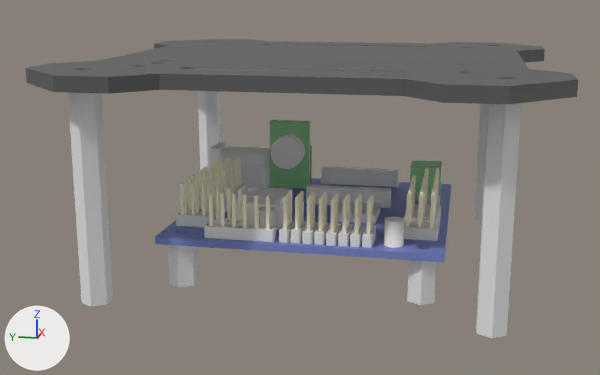
Two versions of the COLLADA model phantomx_pincher_description/phantomx_pincher/meshes/visual/phantomx_pincher_mount.dae, one commit apart.
The view is the same before and after, from a 50 mm lens placed at (-0.1914, -0.0333, 0.0642), pointed at (-0.0026, 0.0045, 0.017). Arrows for +X, +Y and +Z are at lower left; the lights stay in place.

Script lines for the objects in view, before the commit:
```python
me_arbotix_board_mesh = bpy.data.meshes.new('arbotix_board_mesh')
me_arbotix_board_mesh.from_pydata(...)  # 3143 vertices, 5770 faces; spans x -0.0305..0.0305, y -0.0305..0.0315, z 0.0..0.0294
# faces by material slot: [2324, 2547, 10, 769, 81, 39]
me_arbotix_board_mesh.materials.append(mat_zinc)  # white #faf3d4
me_arbotix_board_mesh.materials.append(mat_aluminum)  # white #e7e7e7
me_arbotix_board_mesh.materials.append(mat_black_plastic)  # dark grey #595959
me_arbotix_board_mesh.materials.append(mat_pcb_plastic)  # blue #7784c9
me_arbotix_board_mesh.materials.append(mat_green_plastic)  # green #8cc990
me_arbotix_board_mesh.materials.append(mat_white_plastic)  # white #fbfbf9
me_phantomx_pincher_mount_mesh = bpy.data.meshes.new('phantomx_pincher_mount_mesh')
me_phantomx_pincher_mount_mesh.from_pydata(...)  # 1292 vertices, 2628 faces; spans x -0.052..0.052, y -0.0522..0.0522, z 0.0..0.048
# faces by material slot: [1816, 812]
me_phantomx_pincher_mount_mesh.materials.append(mat_black_plastic)  # dark grey #595959
me_phantomx_pincher_mount_mesh.materials.append(mat_aluminum)  # white #e7e7e7
ob_arbotix_board = bpy.data.objects.new('arbotix_board', me_arbotix_board_mesh)
ob_arbotix_board.location = (0.0, 0.0, 0.0)
ob_phantomx_pincher_mount = bpy.data.objects.new('phantomx_pincher_mount', me_phantomx_pincher_mount_mesh)
ob_phantomx_pincher_mount.location = (0.0, 0.0, 0.0)
```
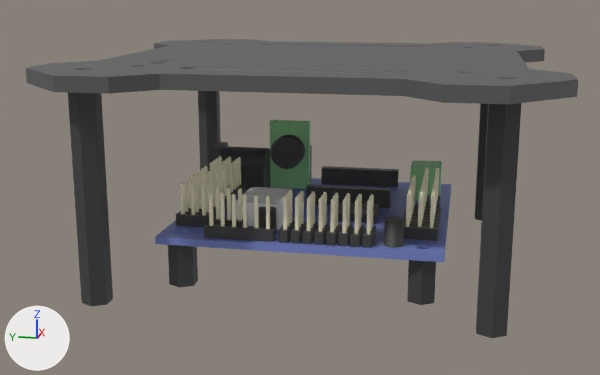
Pixel boxes [x1, y1, x2, y2] of what changed, in the pictures (600 x 375 px):
part 1 of me_arbotix_board_mesh, recoloured (white to black)
    both: [168, 135, 441, 305]
part 2 of me_phantomx_pincher_mount_mesh, recoloured (white to black)
    both: [68, 91, 521, 338]

Patch to the scene script:
```diff
--- a/phantomx_pincher_description/phantomx_pincher/meshes/visual/phantomx_pincher_mount.dae.py
+++ b/phantomx_pincher_description/phantomx_pincher/meshes/visual/phantomx_pincher_mount.dae.py
@@ mat_black_aluminum @@
+mat_black_aluminum = principled_material('black_aluminum')
+mat_black_aluminum.base_color = (0.05, 0.05, 0.05)  # black #3f3f3f
@@ me_arbotix_board_mesh @@
 me_arbotix_board_mesh.from_pydata(...)  # 3143 vertices, 5770 faces; spans x -0.0305..0.0305, y -0.0305..0.0315, z 0.0..0.0294
 # used by ob_arbotix_board; location = (0.0, 0.0, 0.0)
+# me_arbotix_board_mesh part 1: all 2547 faces that had it switch from mat_aluminum (white #e7e7e7) to mat_black_aluminum (black #3f3f3f)
 me_arbotix_board_mesh.materials.append(mat_zinc)
@@ me_phantomx_pincher_mount_mesh @@
 me_phantomx_pincher_mount_mesh.from_pydata(...)  # 1292 vertices, 2628 faces; spans x -0.052..0.052, y -0.0522..0.0522, z 0.0..0.048
 # used by ob_phantomx_pincher_mount; location = (0.0, 0.0, 0.0)
+# me_phantomx_pincher_mount_mesh part 2: all 812 faces that had it switch from mat_aluminum (white #e7e7e7) to mat_black_aluminum (black #3f3f3f)
 me_phantomx_pincher_mount_mesh.materials.append(mat_black_plastic)
```
